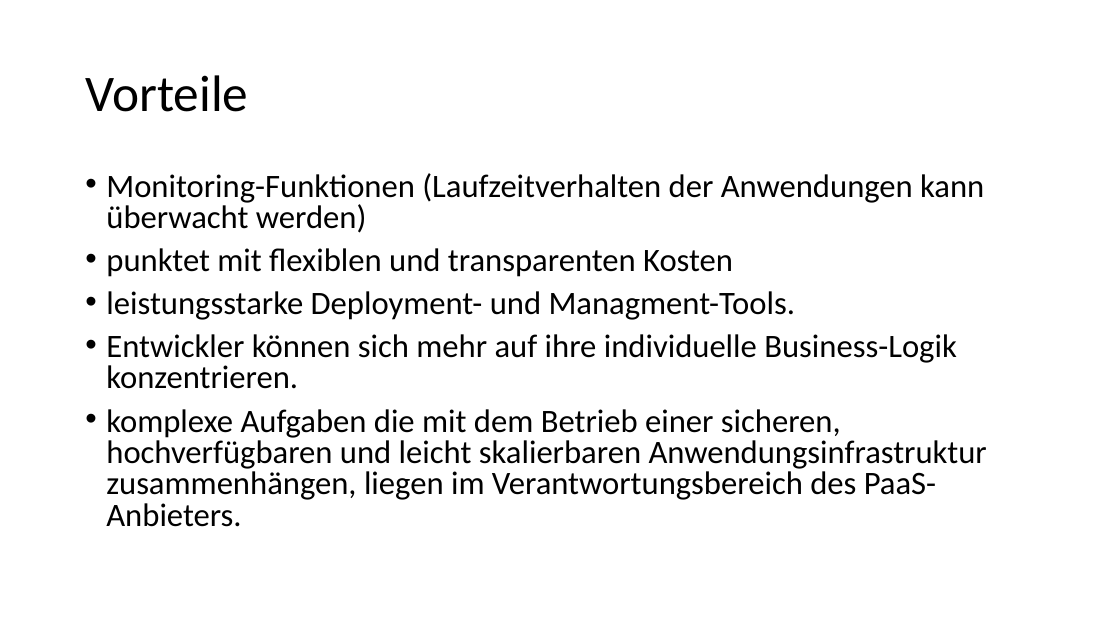
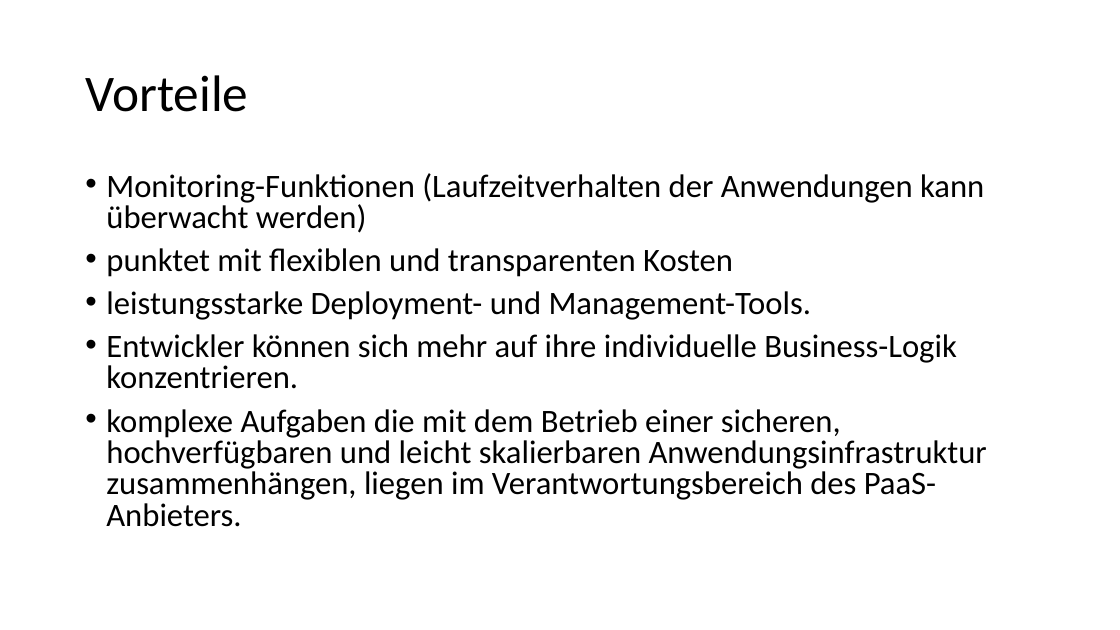
Before and after one commit to Philwi/HTWDresdenIMBeleg, a slide deck: slide 17 of FaaS.pptx (slide 16 before the commit). Drawn at 1120x630 pixels with LibreOffice and Linux fonts; fonts in the diff are those of the drawing. Boxes give left, top, right and bottom in pixels: in the first picture for what was removed or moved away, otherwise in the second. Text is boxed around its words. In the diff, an @@ line names an element or a change of style, - is before the commit and + after.

```diff
--- a/FaaS.pptx
+++ b/FaaS.pptx
@@ text at (106,291,812,320): text changed @@
-• leistungsstarke Deployment- und Managment-Tools.
+• leistungsstarke Deployment- und Management-Tools.
```
Also in this commit, not shown: 8 other slides changed, 5 slides added, 5 slides removed.
